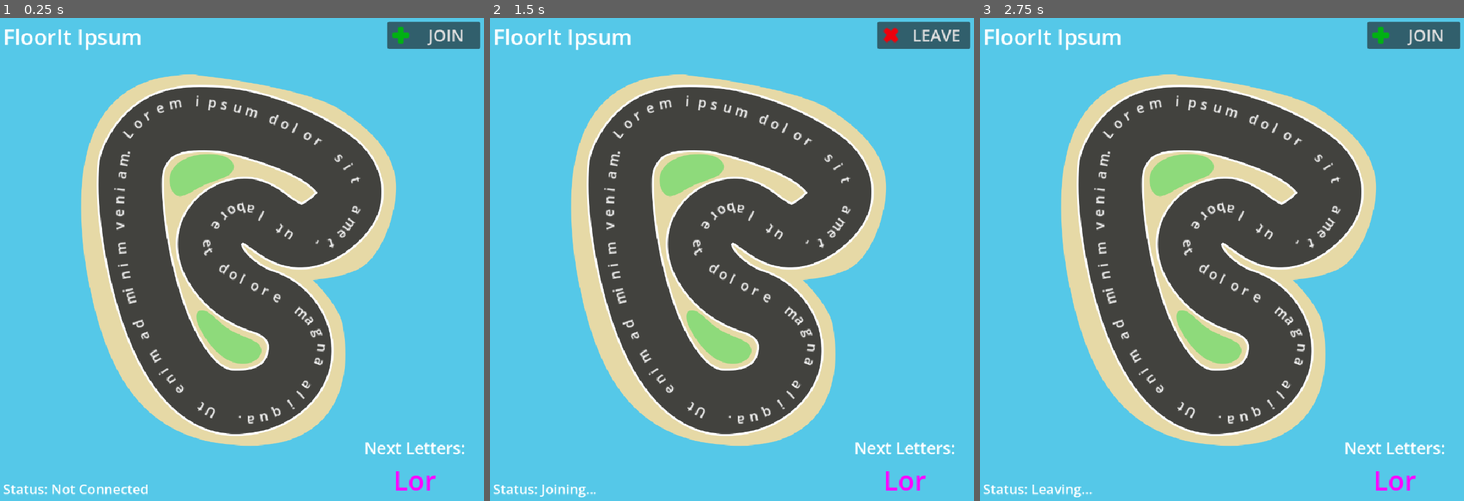
Above: before the commit, frames 1-3 (left to right).
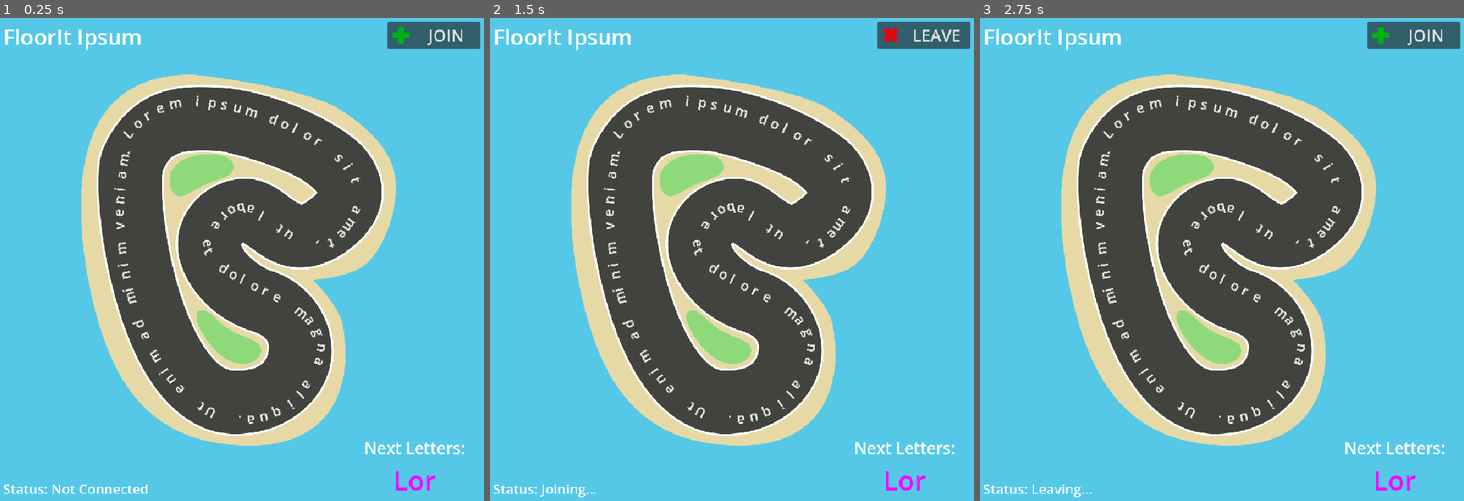
Above: after the commit, the same moments.

Repository: toger5/Godot-MatrixRTC-Keyboard-Kart
Game: Godot game, scene res://Track.tscn
Two runs of this game, one before a commit and one after it. Both use one fixed random seed, a clock stepped at 60 frames per second and the inputs below. The engine's default icon, where the game draws it, is replaced by a stand-in: a white triangle on a blue panel in a dark square.
Inputs:
- Up to frame 1 (0.25 s): no input
- Up to frame 2 (1.5 s): tap Enter at 0.5 s; click "JOIN" at 1.25 s
- Up to frame 3 (2.75 s): click "LEAVE" at 2 s

The runs differ from the first frame. In frame 1, 1.8% of the frame differs, in the area x 0-96%, y 1-99%; in frame 2, 1.8%; in frame 3, 1.8%.
Error in both runs: Attempt to call function 'log' in base 'null instance' on a null instance. (res://matrixRTCBridge.gd:23)

Commit message:
Car icons, removed dev error and better player label

Diff:
--- a/Track.tscn
+++ b/Track.tscn
@@ -2,8 +2,7 @@
 
 [ext_resource type="Script" uid="uid://7g80mrtfc0jk" path="res://track.gd" id="1_ytexg"]
 [ext_resource type="Texture2D" uid="uid://cqs0nhg12serw" path="res://assets/map.svg" id="2_0j5gg"]
-[ext_resource type="Script" uid="uid://b1ryqfo8uh20r" path="res://car.gd" id="2_7by0s"]
-[ext_resource type="Texture2D" uid="uid://dgqve3hgjxl58" path="res://icon.svg" id="2_8dni2"]
+[ext_resource type="PackedScene" uid="uid://t4eau1c7jnnr" path="res://car.tscn" id="2_ayymx"]
 [ext_resource type="Texture2D" uid="uid://c2gkbi8nyo10s" path="res://assets/plus.svg" id="5_awv5f"]
 [ext_resource type="Texture2D" uid="uid://dtio7k0lbrgqe" path="res://assets/cross.svg" id="6_ys6ar"]
 [ext_resource type="Script" uid="uid://dm7bc7k0vwy38" path="res://matrixRTCBridge.gd" id="7_awv5f"]
@@ -20,8 +19,6 @@
 "points": PackedVector2Array(-32.44219, 35.476112, 32.44219, -35.476112, 38, 20, -80.09104, -20.088425, 80.09104, 20.08 …(329 unchanged characters)…
 }
 point_count = 8
-
-[sub_resource type="LabelSettings" id="LabelSettings_fo0vr"]
 
 [node name="UI" type="Control" unique_id=441020556]
 layout_mode = 3
@@ -163,30 +160,9 @@
 scale = Vector2(0.5669729, 0.5669729)
 text = "A"
 
-[node name="Car" type="PathFollow2D" parent="Panel/AspectRatioContainer/Panel/CenterContainer/GameMap" unique_id=984848809]
+[node name="Car" parent="Panel/AspectRatioContainer/Panel/CenterContainer/GameMap" unique_id=1085320103 instance=ExtResource("2_ayymx")]
 unique_name_in_owner = true
 visible = false
-modulate = Color(1, 1, 1, 0.53333336)
-z_index = 5
-script = ExtResource("2_7by0s")
-
-[node name="Sprite2D" type="Sprite2D" parent="Panel/AspectRatioContainer/Panel/CenterContainer/GameMap/Car" unique_id=106725261]
-scale = Vector2(0.25150257, 0.25150257)
-texture = ExtResource("2_8dni2")
-
-[node name="Name" type="Label" parent="Panel/AspectRatioContainer/Panel/CenterContainer/GameMap/Car" unique_id=241471250]
-anchors_preset = 1
-anchor_left = 1.0
-anchor_right = 1.0
-offset_left = -199.57411
-offset_top = -13.045095
-offset_right = -28.574112
-offset_bottom = 9.954905
-grow_horizontal = 0
-pivot_offset = Vector2(32, 11)
-text = "playerName"
-label_settings = SubResource("LabelSettings_fo0vr")
-horizontal_alignment = 2
 
 [node name="VBoxContainer" type="VBoxContainer" parent="Panel" unique_id=175628572]
 layout_mode = 1
--- a/car.gd
+++ b/car.gd
@@ -10,6 +10,25 @@
 var current_progress_animated = 0.0 # this progress goes beyond 1 to track multiple rounds. It is the animated version of car_postion
 var turn = 0
 var turn_start_ts = []
+var previous_global_x: float
+
+@onready var sprite: Sprite2D = $Sprite2D
+@onready var car_textures: Array[Texture2D] = [
+	preload("res://assets/cars/blue-car.png"),
+	preload("res://assets/cars/brown-datsun.png"),
+	preload("res://assets/cars/camper-van.png"),
+	preload("res://assets/cars/flatbed-with-house.png"),
+	preload("res://assets/cars/ice-cream-van-a.png"),
+	preload("res://assets/cars/ice-cream-van-b.png"),
+	preload("res://assets/cars/luton-van.png"),
+	preload("res://assets/cars/motor-cycle-a.png"),
+	preload("res://assets/cars/motor-cycle-b.png"),
+	preload("res://assets/cars/pink-jeep.png"),
+	preload("res://assets/cars/red-corolla.png"),
+	preload("res://assets/cars/white-plumbing-van.png"),
+	preload("res://assets/cars/yellow-bus.png"),
+	preload("res://assets/cars/yellow-sports-car.png")
+]
 
 signal car_position_update(car_postition: int, car_pos_text: int)
 signal turn_completed(turn: int, time: int)
@@ -61,6 +80,11 @@
 func _ready() -> void:
 	$Name.text = name_label
 
+	previous_global_x = global_position.x
+
+	var random_texture: Texture2D = car_textures.pick_random()
+	sprite.texture = random_texture
+
 	if(is_own):
 		modulate = Color.WHITE
 		$Name.label_settings = $Name.label_settings.duplicate()
@@ -87,3 +111,11 @@
 	if(dir > 0):
 		current_progress_animated += step
 		self.progress_ratio = current_progress_animated
+
+	var current_x = global_position.x
+	var delta_x = current_x - previous_global_x
+
+	if abs(delta_x) > 0.1:
+		sprite.flip_h = delta_x > 0
+
+	previous_global_x = current_x
--- /dev/null
+++ b/car.tscn
@@ -0,0 +1,36 @@
+[gd_scene format=3 uid="uid://t4eau1c7jnnr"]
+
+[ext_resource type="Script" uid="uid://b1ryqfo8uh20r" path="res://car.gd" id="1_uoj53"]
+[ext_resource type="Texture2D" uid="uid://drvh0tw5e1q28" path="res://assets/cars/ice-cream-van-a.png" id="2_k61xc"]
+
+[sub_resource type="LabelSettings" id="LabelSettings_fo0vr"]
+outline_size = 2
+outline_color = Color(0, 0, 0, 1)
+shadow_size = 5
+shadow_color = Color(0, 0, 0, 0.33333334)
+
+[node name="Car" type="PathFollow2D" unique_id=1085320103]
+modulate = Color(1, 1, 1, 0.53333336)
+z_index = 5
+rotates = false
+script = ExtResource("1_uoj53")
+
+[node name="Sprite2D" type="Sprite2D" parent="." unique_id=1813909526]
+scale = Vector2(1.5, 1.5)
+texture = ExtResource("2_k61xc")
+flip_h = true
+
+[node name="Name" type="Label" parent="." unique_id=802800898]
+anchors_preset = 1
+anchor_left = 1.0
+anchor_right = 1.0
+offset_left = -221.0
+offset_top = -13.045095
+offset_right = -50.0
+offset_bottom = 9.954905
+grow_horizontal = 0
+pivot_offset = Vector2(32, 11)
+theme_override_colors/font_color = Color(1, 1, 1, 1)
+text = "playerName"
+label_settings = SubResource("LabelSettings_fo0vr")
+horizontal_alignment = 2
--- a/project.godot
+++ b/project.godot
@@ -14,10 +14,10 @@
 
 [application]
 
-config/name="WebAppTest"
+config/name="Godot MatrixRTC Keyboard Kart"
 run/main_scene="uid://r8atwl231fsx"
 config/features=PackedStringArray("4.6", "GL Compatibility")
-config/icon="res://icon.svg"
+config/icon="uid://dl8lp64m6x56h"
 
 [display]
 
@@ -29,5 +29,6 @@
 
 [rendering]
 
+textures/canvas_textures/default_texture_filter=0
 renderer/rendering_method="gl_compatibility"
 renderer/rendering_method.mobile="gl_compatibility"
--- a/track.gd
+++ b/track.gd
@@ -47,6 +47,7 @@
 		car.visible=true
 		carPath.add_child(car)
 		%RtcBridge.console.log("GODOT add car for:",JSON.stringify(opponent)," with id: ", opponent.id," with name: ", car.name_label)
+
 func on_local_rtc_member_update(member):
 	if(ownCar != null):
 		%RtcBridge.console.log("try adding own car again! wo do not do this yet")
@@ -101,7 +102,7 @@
 
 	set_process_input(true)
 
-	self.add_child(carPath)
+	#self.add_child(carPath)
 	%TypeHelper.text = text.left(CHAR_VIEW_RANGE)
 
 	for i in range(text.length()):
Binary file added: assets/cars/blue-car.png
Not shown, added: assets/cars/blue-car.png.import
Binary file added: assets/cars/brown-datsun.png
Not shown, added: assets/cars/brown-datsun.png.import
Binary file added: assets/cars/camper-van.png
Not shown, added: assets/cars/camper-van.png.import
Binary file added: assets/cars/flatbed-with-house.png
Not shown, added: assets/cars/flatbed-with-house.png.import
Binary file added: assets/cars/ice-cream-van-a.png
Not shown, added: assets/cars/ice-cream-van-a.png.import
Binary file added: assets/cars/ice-cream-van-b.png
Not shown, added: assets/cars/ice-cream-van-b.png.import
(and 16 more such lines)
